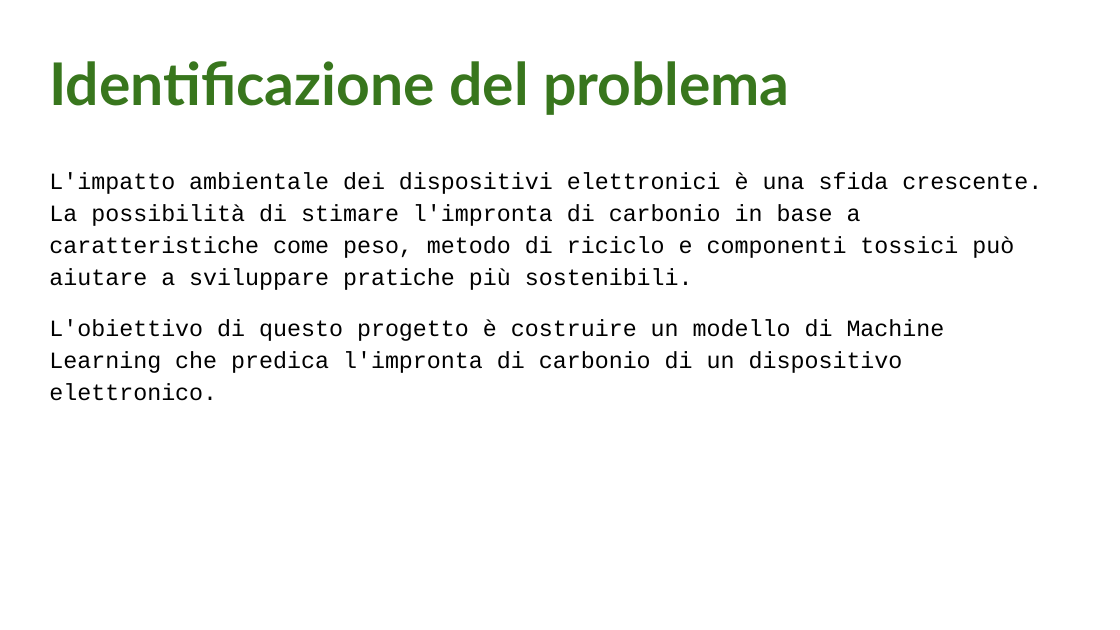
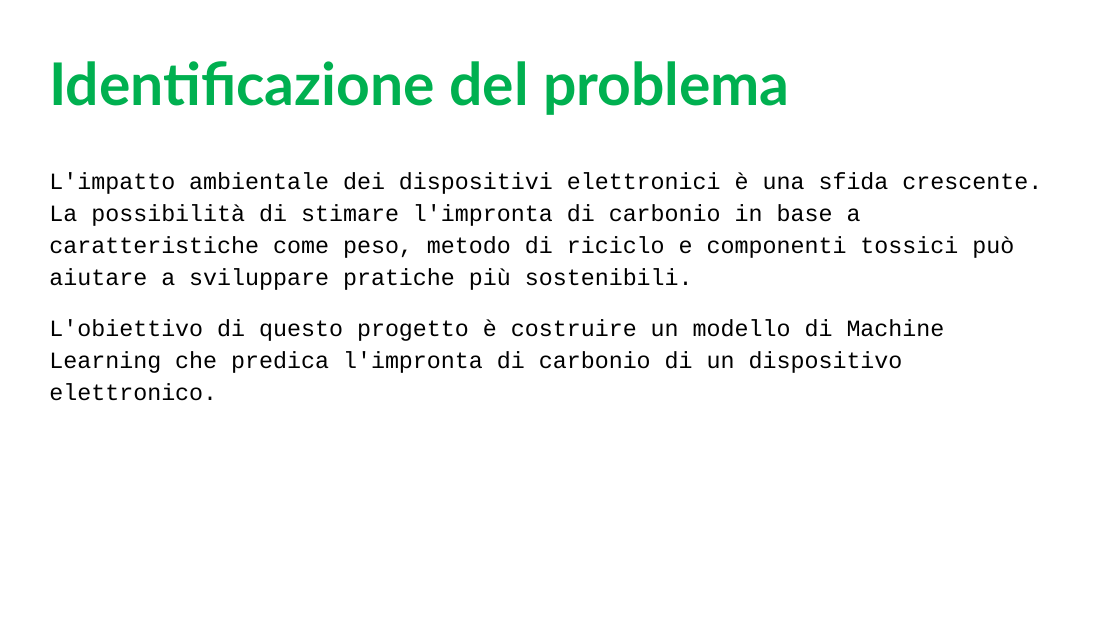
Before and after one commit to G3nnaro76/E-Cycle, a slide deck: slide 2 of Documents/Presentazione_E-Cycle.pptx. Drawn at 1120x630 pixels with LibreOffice and Linux fonts; fonts in the diff are those of the drawing. Boxes give left, top, right and bottom in pixels: in the first picture for what was removed or moved away, otherwise in the second. Text is boxed around its words. In the diff, an @@ line names an element or a change of style, - is before the commit and + after.

```diff
--- a/Documents/Presentazione_E-Cycle.pptx
+++ b/Documents/Presentazione_E-Cycle.pptx
@@ title "Identificazione del problema" at (49,61,790,115): text colour #38761D to #00B050 @@
```
Also in this commit, not shown: 9 other slides changed, 1 other file.
